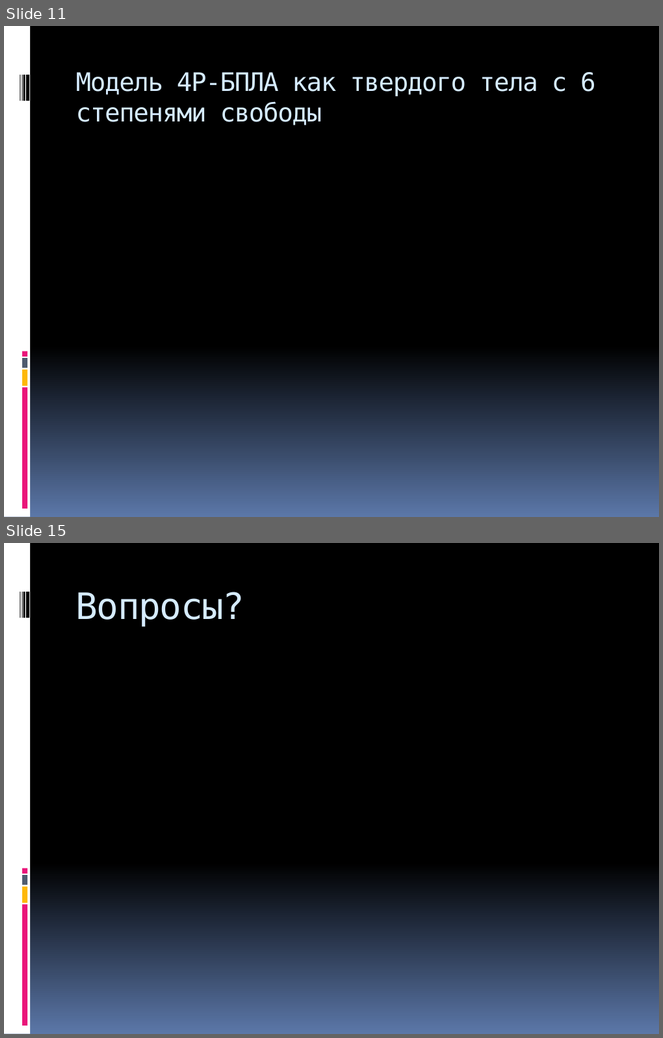
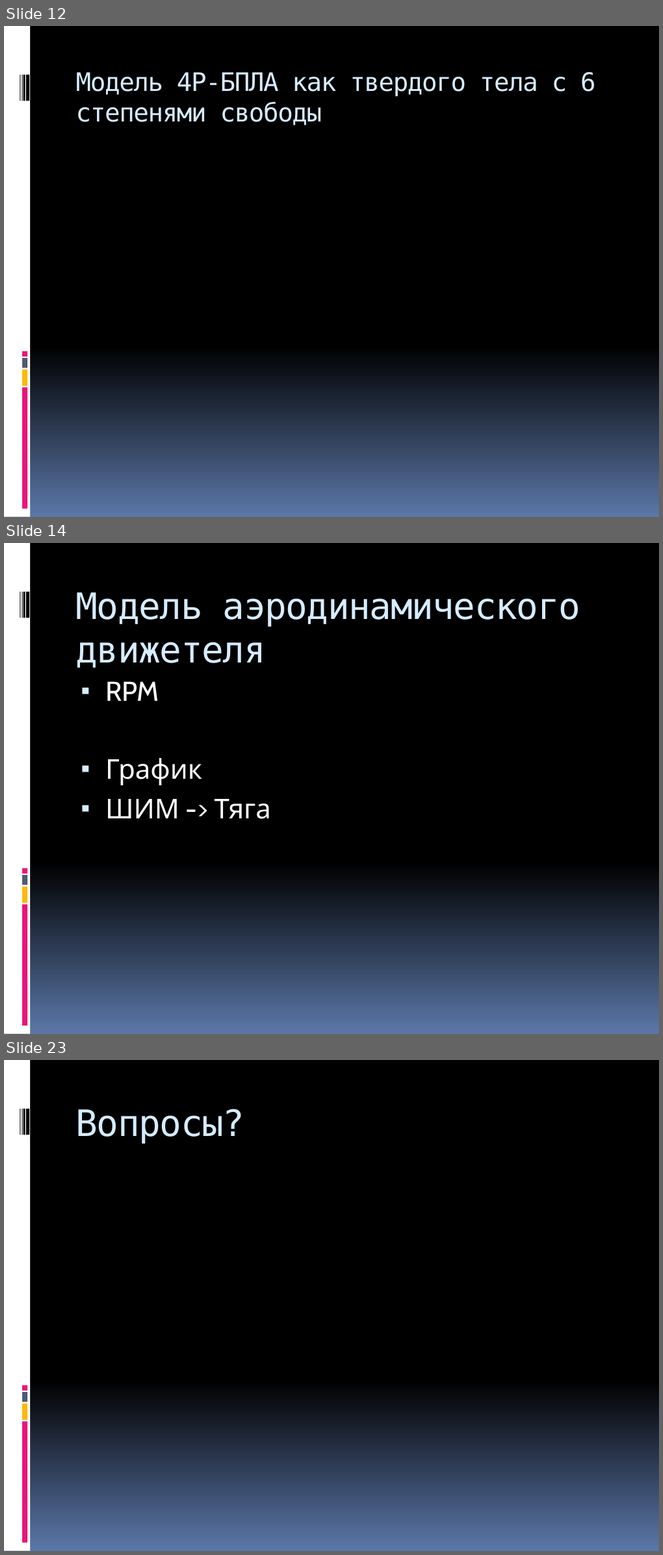
Before and after one commit to Jacobi20/quadro-xds, a slide deck: Docs/Medias2012.pptx. Shown one above the other, each under a label of ours: slides 11 and 15 before the commit, slides 12, 14 and 23 after it; the slides between them are not shown. The pictures are 663x1038 and 663x1555 pixels, drawn with LibreOffice and Linux fonts; fonts in the diff are those of the drawing. Boxes give left, top, right and bottom in pixels: in the first picture for what was removed or moved away, otherwise in the second. Text is boxed around its words. In the diff, an @@ line names an element or a change of style, - is before the commit and + after.

```diff
--- a/Docs/Medias2012.pptx
+++ b/Docs/Medias2012.pptx
@@ slide 14 added at bbox=[4, 543, 659, 1034], background gradient #000000 to #5B77A8; not listed: 9 template elements that a slide beside it also shows @@
@@ title added at bbox=[76, 592, 581, 668], 40 pt, text #D6ECFF @@
+Модель аэродинамического движетеля
@@ text added at bbox=[105, 681, 271, 819], 30 pt, text #FFFFFF @@
+▪ RPM
+▪ График
+▪ ШИМ -> Тяга
@@ what was slide 11 is now slide 12 @@
@@ what was slide 15 is now slide 23 @@
```
Also in this commit, not shown: 2 slides changed, 8 other slides added, 1 slide removed, 1 other file.
